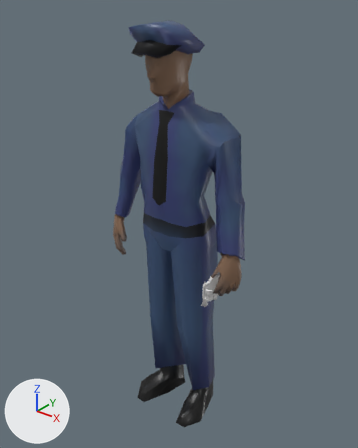
A saved change to the FBX model Assets/Models/Characters/Police/Police.fbx.
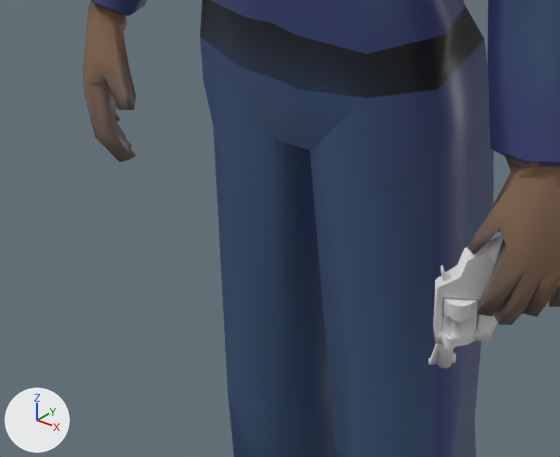
Each version is shown whole from a 50 mm lens placed at (1.183, -1.373, 1.872), pointed at (-0.003, 0.11, 0.953), then close up on the part from 26% to 65% of the width and 48% to 74% of the height. Arrows for +X, +Y and +Z are at lower left; the lights stay in place. Where no turn or scale is listed for an object, it has been applied to the vertices.

The scene before the commit, as lines of its bpy script (objects in view):
```python
me_cube = bpy.data.meshes.new('Cube')
me_cube.from_pydata(...)  # 507 vertices, 546 faces; spans x -0.35..0.35, y -0.1..0.22, z -0.01..1.76
me_cube.materials.append(mat_material)  # picture img_police_diffuse_png
me_cube_002 = bpy.data.meshes.new('Cube.002')
me_cube_002.from_pydata(...)  # 425 vertices, 440 faces; spans x -0.057..0.064, y -0.052..0.047, z -0.089..0.098
me_cube_002.materials.append(mat_material_002)  # white #e7e7e7
ob_cube = bpy.data.objects.new('Cube', me_cube)
ob_cube.location = (0.0, 0.0, -0.001)
ob_cube_001 = bpy.data.objects.new('Cube.001', me_cube_002)
ob_cube_001.location = (0.247, 0.047, 0.759)
```
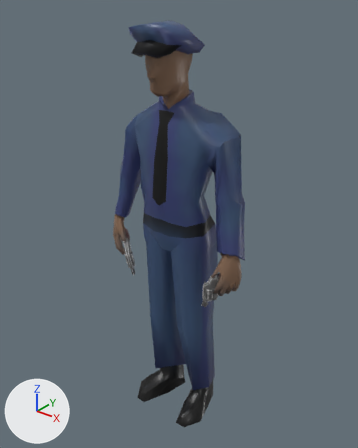
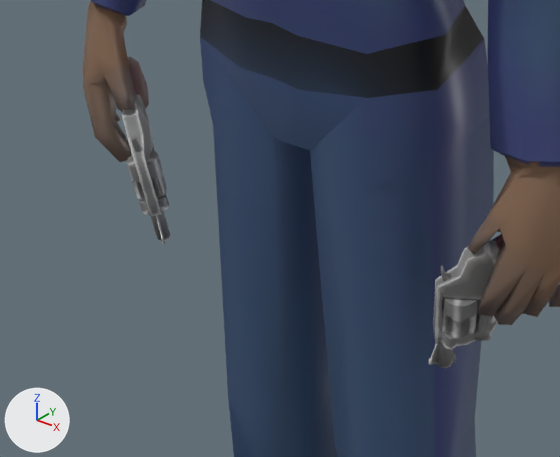
Patch to the scene script:
```diff
--- a/Assets/Models/Characters/Police/Police.fbx.py
+++ b/Assets/Models/Characters/Police/Police.fbx.py
@@ img_revolverdiffuse_png @@
+img_revolverdiffuse_png = load_image('RevolverDiffuse.png', '_unpacked/RevolverDiffuse.png', 1024, 1024, 'sRGB')
@@ mat_gun @@
+mat_gun = principled_material('gun')
+mat_gun.texture = img_revolverdiffuse_png
+mat_gun.roughness = 0.4
@@ me_cube_002 @@
 me_cube_002.from_pydata(...)  # 425 vertices, 440 faces; spans x -0.057..0.064, y -0.052..0.047, z -0.089..0.098
-me_cube_002.materials.append(mat_material_002)  # white #e7e7e7
+me_cube_002.materials.append(mat_gun)  # picture img_revolverdiffuse_png
@@ me_cube_003 @@
+me_cube_003.from_pydata(...)  # 425 vertices, 440 faces; spans x -0.311..-0.19, y -0.005..0.094, z 0.669..0.857
+me_cube_003.materials.append(mat_gun)  # picture img_revolverdiffuse_png
@@ ob_revolver_r @@
+ob_revolver_r = bpy.data.objects.new('Revolver_R', me_cube_003)
+ob_revolver_r.location = (0.0, 0.0, 0.0)
```

Location of each change, [x1, y1, x2, y2] in pixels of the close-ups (560 x 457 px):
'Cube.001', recoloured
    both: [428, 234, 503, 368]
'Revolver_R', added
    after: [120, 56, 170, 244]
